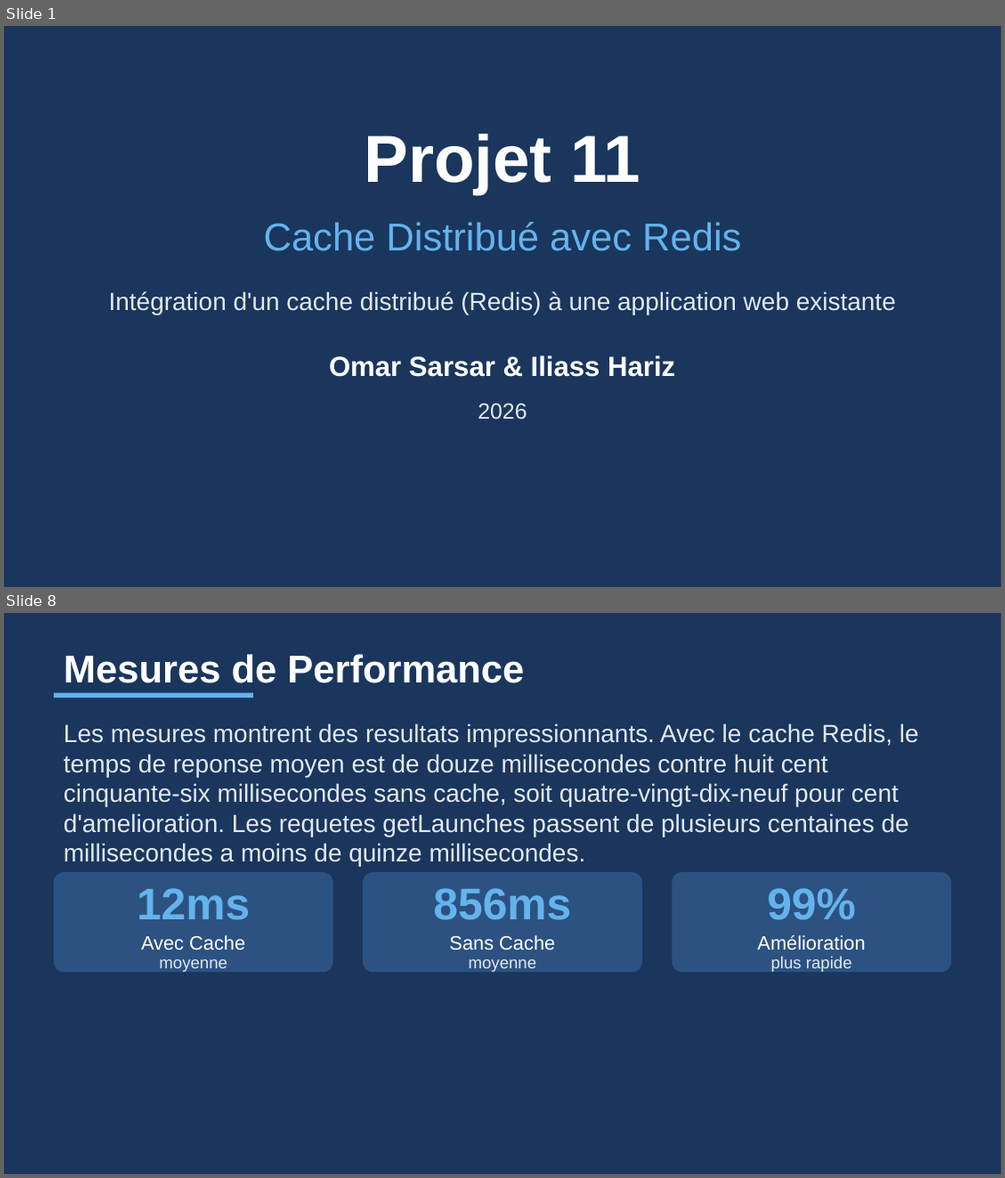
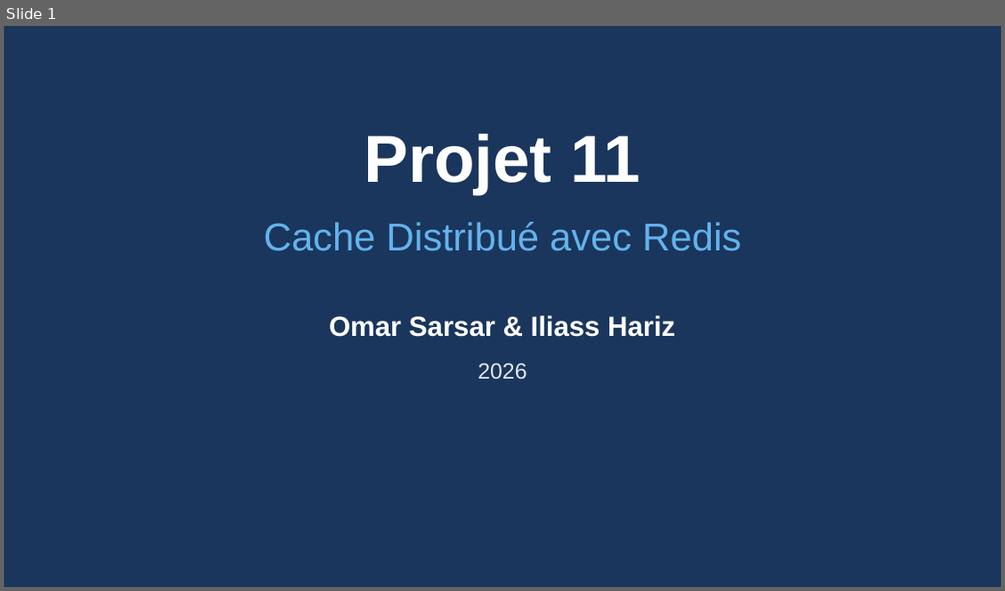
Before and after one commit to Zeinot/marketplace-saas, a slide deck: output/Presentation_Cache_Redis.pptx. Shown one above the other, each under a label of ours: slides 1 and 8 before the commit, slide 1 after it; the slides between them are not shown. The pictures are 1005x1178 and 1005x591 pixels, drawn with LibreOffice and Linux fonts; fonts in the diff are those of the drawing. Boxes give left, top, right and bottom in pixels: in the first picture for what was removed or moved away, otherwise in the second. Text is boxed around its words. In the diff, an @@ line names an element or a change of style, - is before the commit and + after.

```diff
--- a/output/Presentation_Cache_Redis.pptx
+++ b/output/Presentation_Cache_Redis.pptx
@@ slide 8 removed at (x1=4, y1=613, x2=1001, y2=1174), background #1A365D @@
@@ text removed at (x1=64, y1=654, x2=524, y2=683) @@
-Mesures de Performance
@@ rectangle removed at (x1=54, y1=693, x2=253, y2=698) @@
@@ text removed at (x1=64, y1=723, x2=919, y2=867) @@
-Les mesures montrent des resultats impressionnants. Avec le cache Redis, le temps de reponse moyen est de douze millisecondes contre huit cent cinquante-six millisecondes sans cache, soit quatre-vingt-dix-neuf pour cent d'amelioration. Les requetes getLaunches passent de plusieurs centaines de millisecondes a moins de quinze millisecondes.
@@ rounded rectangle removed at (x1=54, y1=872, x2=333, y2=972) @@
@@ rounded rectangle removed at (x1=363, y1=872, x2=642, y2=972) @@
@@ rounded rectangle removed at (x1=672, y1=872, x2=951, y2=972) @@
@@ text removed at (x1=137, y1=888, x2=250, y2=920) @@
-12ms
@@ text removed at (x1=433, y1=888, x2=571, y2=920) @@
-856ms
@@ text removed at (x1=767, y1=888, x2=856, y2=920) @@
-99%
@@ text removed at (x1=141, y1=935, x2=245, y2=950) @@
-Avec Cache
@@ text removed at (x1=159, y1=959, x2=227, y2=972) @@
-moyenne
@@ text removed at (x1=449, y1=935, x2=555, y2=950) @@
-Sans Cache
@@ text removed at (x1=469, y1=959, x2=537, y2=972) @@
-moyenne
@@ text removed at (x1=757, y1=935, x2=865, y2=950) @@
-Amélioration
@@ text removed at (x1=771, y1=956, x2=852, y2=972) @@
-plus rapide
@@ slide 1 changed as well @@
@@ text removed at (x1=109, y1=291, x2=896, y2=314) @@
-Intégration d'un cache distribué (Redis) à une application web existante
@@ text "Omar Sarsar & Iliass Hariz" moved from (x1=329, y1=355, x2=675, y2=377) to (x1=329, y1=315, x2=675, y2=337) @@
@@ text "2026" moved from (x1=477, y1=402, x2=526, y2=419) to (x1=477, y1=362, x2=526, y2=379) @@
```
Also in this commit, not shown: 3 other slides changed, 6 slides added, 5 other slides removed, 11 other files.
